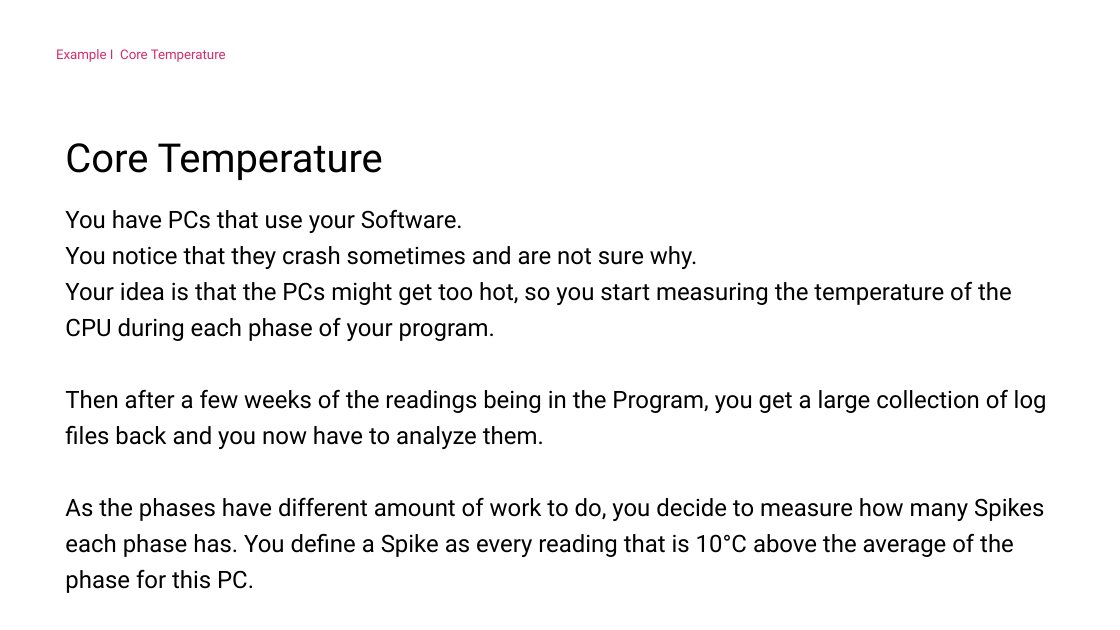
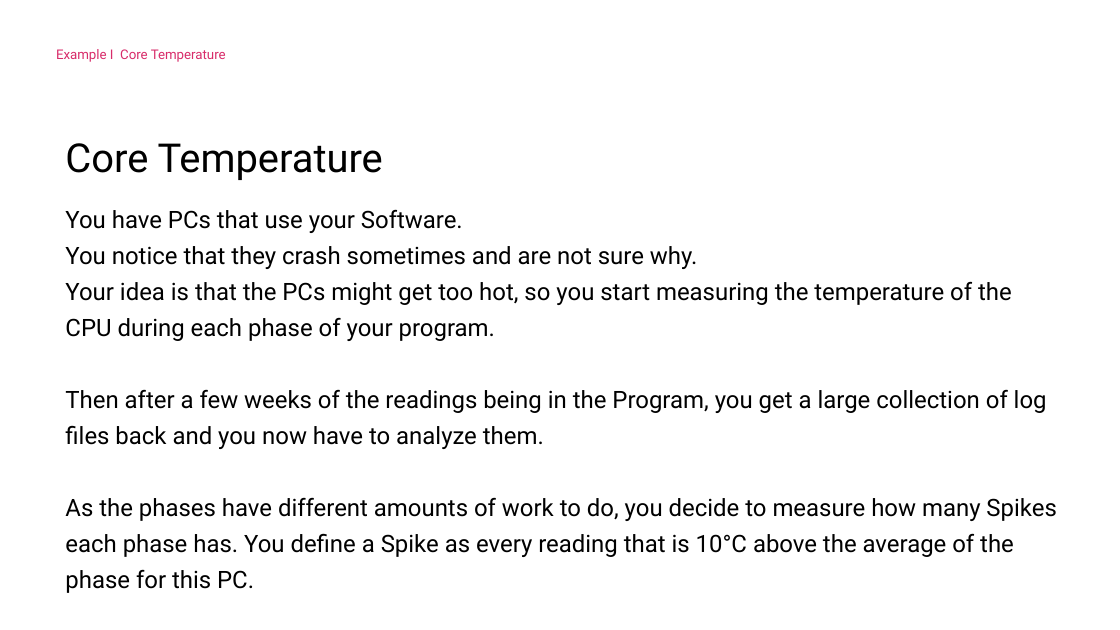
Before and after one commit to ILikeSahne/PerformanceOptimizationsInCSharp, a slide deck: slide 65 of Powerpoint.pptx. Drawn at 1120x630 pixels with LibreOffice and Linux fonts; fonts in the diff are those of the drawing; background and template pictures are left out. Boxes give left, top, right and bottom in pixels: in the first picture for what was removed or moved away, otherwise in the second. Text is boxed around its words. In the diff, an @@ line names an element or a change of style, - is before the commit and + after.

```diff
--- a/Powerpoint.pptx
+++ b/Powerpoint.pptx
@@ text at (x1=65, y1=497, x2=1056, y2=593): text changed @@
-As the phases have different amount of work to do, you decide to measure how many Spikes each phase has. You define a Spike as every reading that is 10°C above the average of the phase for this PC.
+As the phases have different amounts of work to do, you decide to measure how many Spikes each phase has. You define a Spike as every reading that is 10°C above the average of the phase for this PC.
```
Also in this commit, not shown: 95 other slides changed, 7 slides added, 1 slide removed, 10 other files.
